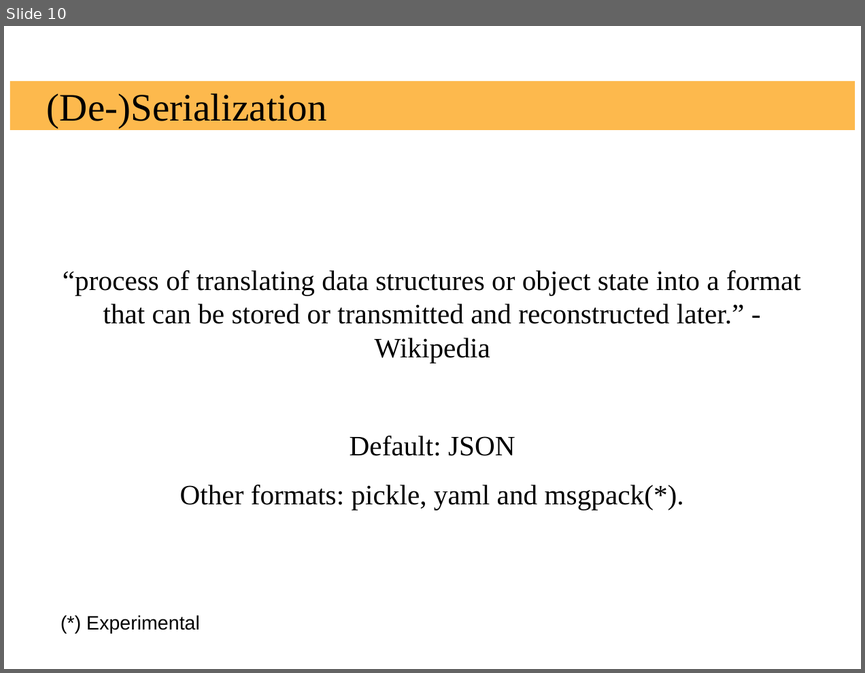
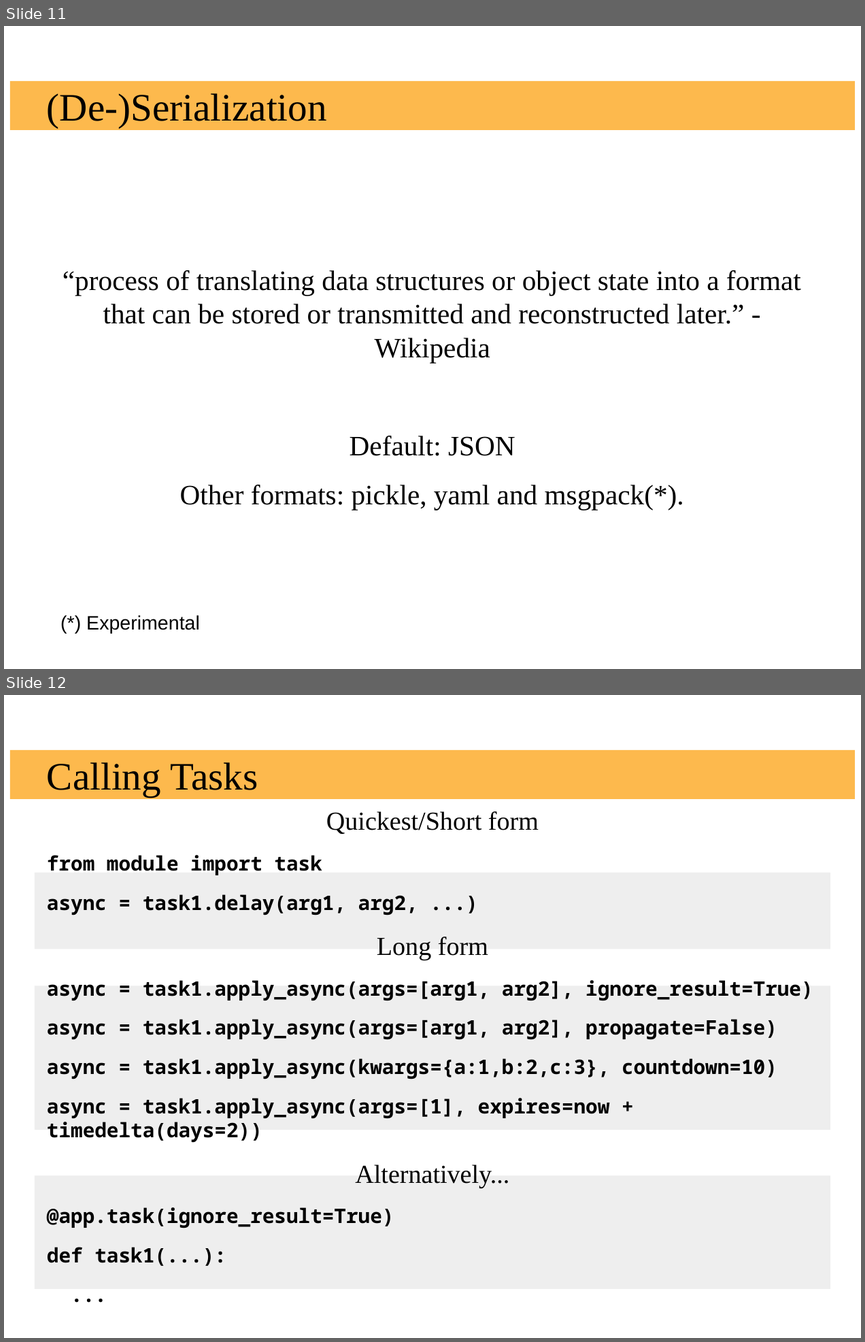
Before and after one commit to russoz/celery-presentation, a slide deck: celery.odp. Shown one above the other, each under a label of ours: slide 10 before the commit, slides 11 and 12 after it. The pictures are 865x673 and 865x1342 pixels, drawn with LibreOffice and Linux fonts; fonts in the diff are those of the drawing; background and template pictures are left out. Boxes give left, top, right and bottom in pixels: in the first picture for what was removed or moved away, otherwise in the second. Text is boxed around its words. In the diff, an @@ line names an element or a change of style, - is before the commit and + after.

```diff
--- a/celery.odp
+++ b/celery.odp
@@ slide 12 added at bbox=[4, 695, 861, 1338], background #FFFFFF; not listed: 1 template element that a slide beside it also shows @@
@@ title added at bbox=[47, 762, 258, 797], 36 pt, text #000000 @@
+Calling Tasks
@@ text added at bbox=[47, 855, 813, 1266], 18.5 pt, text #000000, bold @@
+Quickest/Short form
+from module import task
+async = task1.delay(arg1, arg2, ...)
+Long form
+async = task1.apply_async(args=[arg1, arg2], ignore_result=True)
+async = task1.apply_async(args=[arg1, arg2], propagate=False)
+async = task1.apply_async(kwargs={a:1,b:2,c:3}, countdown=10)
+async = task1.apply_async(args=[1], expires=now + timedelta(days=2))
+Alternatively...
+@app.task(ignore_result=True)
+def task1(...):
+...
@@ rectangle added at bbox=[35, 872, 830, 949], fill #EEEEEE @@
@@ rectangle added at bbox=[35, 986, 830, 1130], fill #EEEEEE @@
@@ rectangle added at bbox=[35, 1176, 830, 1289], fill #EEEEEE @@
@@ what was slide 10 is now slide 11 @@
```
Also in this commit, not shown: 7 slides changed, 7 other slides added, 9 slides removed, 15 other files.
